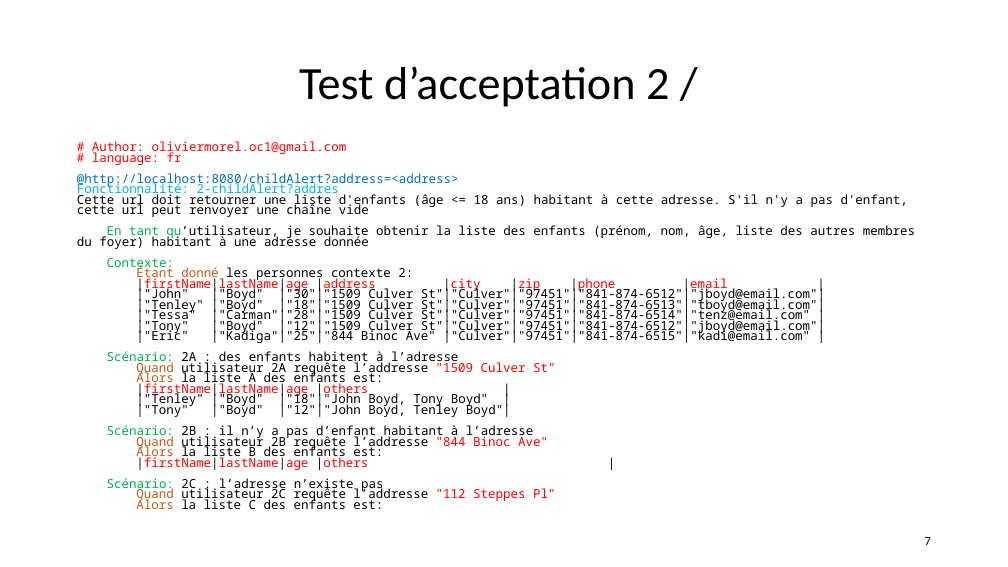
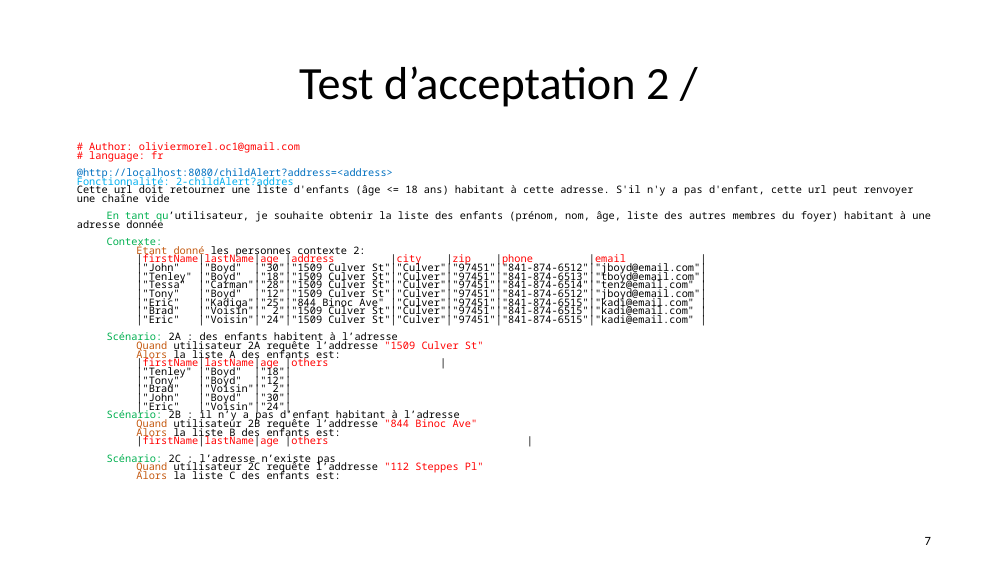
Before and after one commit to andrechico999/https-github.com-emmo78-com.safetynet.alerts, a slide deck: slide 7 of A_Livrables/MOREL_Olivier_4_slides_062022.pptx. Drawn at 1008x567 pixels with LibreOffice and Linux fonts; fonts in the diff are those of the drawing. Boxes give left, top, right and bottom in pixels: in the first picture for what was removed or moved away, otherwise in the second. Text is boxed around its words. In the diff, an @@ line names an element or a change of style, - is before the commit and + after.

Commit message:
wip : minimal coding to understand how coding test 'cause lack of experience 6

```diff
--- a/A_Livrables/MOREL_Olivier_4_slides_062022.pptx
+++ b/A_Livrables/MOREL_Olivier_4_slides_062022.pptx
@@ text at (77, 142, 931, 479): size 11.9 to 9.8 pt in "# Author: oliviermorel.oc1@gmail.com", "# language: fr", "@http://localhost:8080/childAlert?address=<address>", "Fonctionnalité: 2-childAlert?addres" and 21 more places @@
@@ text at (136, 305, 694, 326): paragraphs added @@
+|"Brad" |"Voisin"|" 2"|"1509 Culver St"|"Culver"|"97451"|"841-874-6515"|"kadi@email.com" |
+|"Eric" |"Voisin"|"24"|"1509 Culver St"|"Culver"|"97451"|"841-874-6515"|"kadi@email.com" |
@@ text at (136, 366, 292, 413): text changed; size 11.9 to 9.8 pt @@
-|"Tenley" |"Boyd" |"18"|"John Boyd, Tony Boyd" |
-|"Tony" |"Boyd" |"12"|"John Boyd, Tenley Boyd"|
+|"Tenley" |"Boyd" |"18"|
+|"Tony" |"Boyd" |"12"|
+|"Brad" |"Voisin"|" 2"|
+|"John" |"Boyd" |"30"|
+|"Eric" |"Voisin"|"24"|
```
Also in this commit, not shown: 1 other slide changed, 34 other files.
